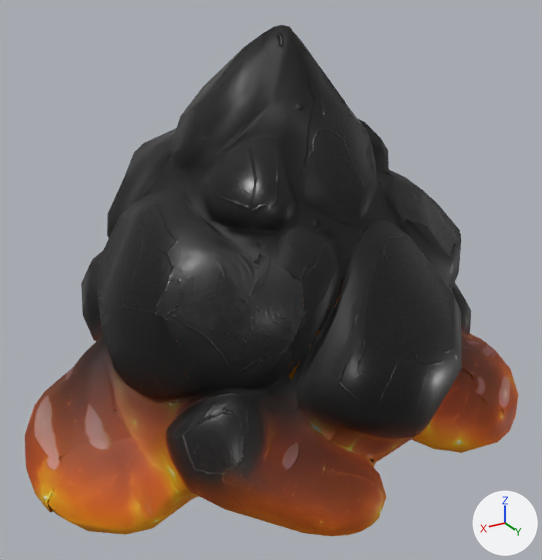
A saved change to the glTF model assets/units/ember.glb.
The view is the same before and after, from a 50 mm camera at (1.3, 2.19, 1.62) aimed at (0.02, 0.06, 0.56). The lights are fixed; the arrows at lower right show +X, +Y and +Z. The first picture is the older version. Vertices at exactly the same position are counted once.

The first picture shows 'Animated source - EMBER'.
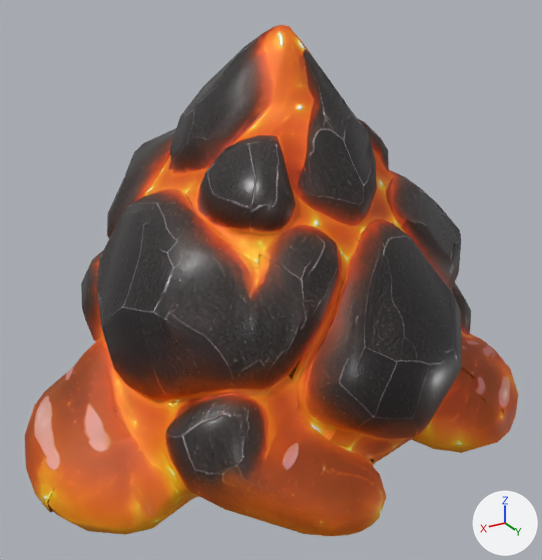
What the commit changed:
Material 'model' (mat_model) is new.
Uses the picture img_texture_diffuse.
Uses the picture img_texture_metallic_texture_roughness.
Uses the picture img_texture_normal.
me_model_008 is used by ob_animated_source___ember; location (0.0, 0.0, 0.0).
me_model_008 had 1345 vertices, 2199 faces and spanned x -0.95..0.95, y -0.84..0.84, z 0.0..1.42.
me_model_008 now has 1367 vertices, 2251 faces and spans x -0.95..0.95, y -0.84..0.84, z 0.0..1.42.
me_model_008 part 1: 23 vertices removed from x -0.66..0.61, y -0.66..-0.05, z 0.02..0.72; 27 vertices added at x -0.67..0.61, y -0.67..-0.18, z 0.02..0.73.
me_model_008 part 2: 14 vertices removed from x -0.74..0.87, y 0.17..0.73, z 0.01..0.91; 28 vertices added at x -0.75..0.88, y 0.11..0.74, z 0.01..0.91.
me_model_008 part 3: 1 vertex moved within x 0.33, y 0.02, z 0.92; 3 vertices removed from x 0.33..0.62, y -0.18..0.16, z 0.62..0.92; 6 vertices added at x 0.33..0.62, y -0.18..0.16, z 0.6..0.92.
me_model_008 part 4: 1919 faces spanning x -0.95..0.95, y -0.84..0.84, z 0.0..1.42 switch from mat_model_009 to mat_model.
Other edits to the shape of me_model_008 do not show in these pictures.

Pixel boxes [x1, y1, x2, y2] of what changed, in the pictures (542 x 560 px; the box of a moved part takes in the faces that stretch with it):
part 1 of me_model_008, moved or reshaped (mostly hidden)
    both: [81, 251, 344, 410]
part 2 of me_model_008, moved or reshaped
    both: [38, 175, 505, 536]
part 3 of me_model_008, moved or reshaped
    both: [100, 174, 199, 373]
part 4 of me_model_008, recoloured (lighter)
    both: [25, 25, 516, 536]
